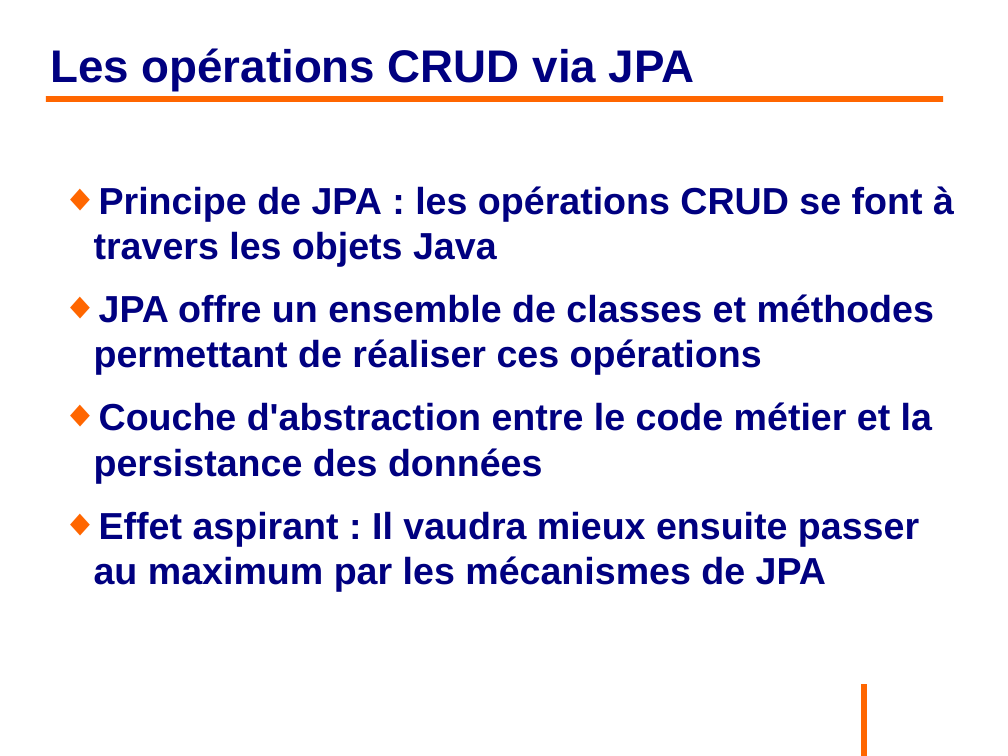
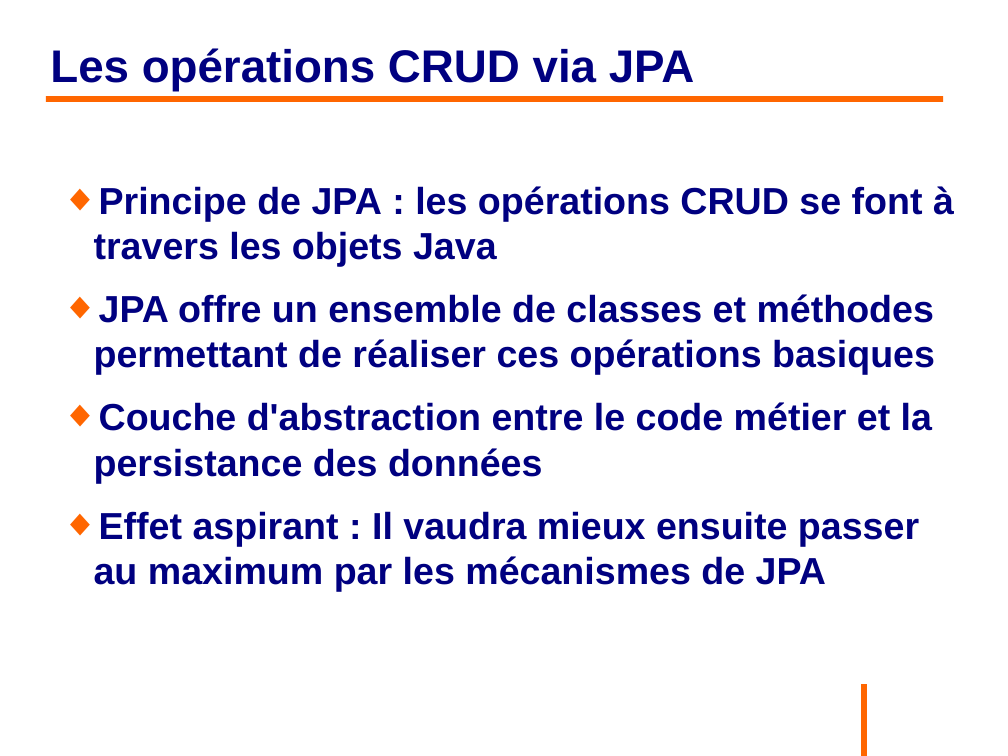
Before and after one commit to philphils/formation-hibernate-basique, a slide deck: slide 43 of Documentation/diapo_formation_hibernate.odp (slide 42 before the commit). Drawn at 1008x756 pixels with LibreOffice and Linux fonts; fonts in the diff are those of the drawing; background and template pictures are left out. Boxes give left, top, right and bottom in pixels: in the first picture for what was removed or moved away, otherwise in the second. Text is boxed around its words. In the diff, an @@ line names an element or a change of style, - is before the commit and + after.

```diff
--- a/Documentation/diapo_formation_hibernate.odp
+++ b/Documentation/diapo_formation_hibernate.odp
@@ text at box(94, 294, 935, 375): text changed @@
-◆ JPA offre un ensemble de classes et méthodes permettant de réaliser ces opérations
+◆ JPA offre un ensemble de classes et méthodes permettant de réaliser ces opérations basiques
```
Also in this commit, not shown: 25 other slides changed, 1 slide added.
